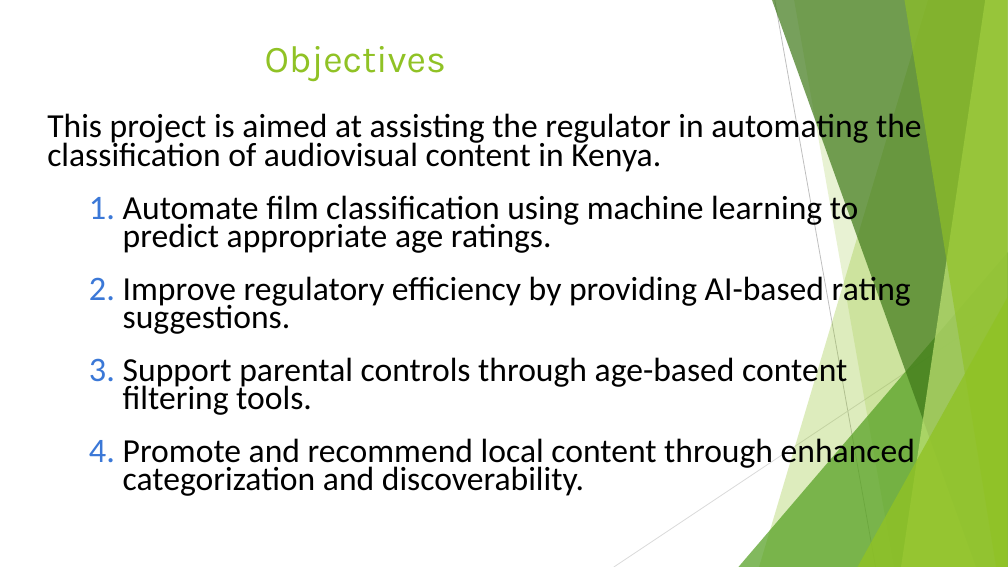
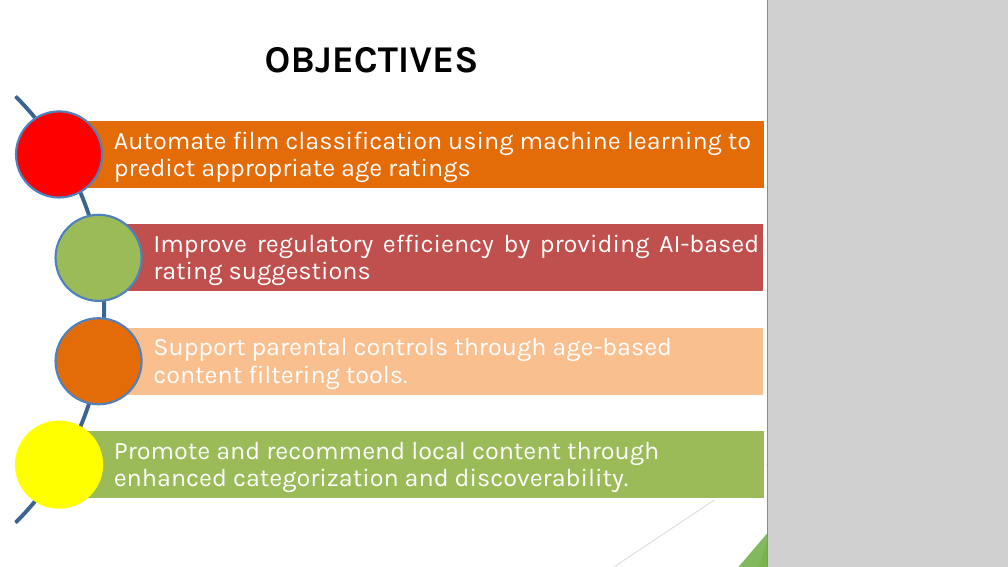
Before and after one commit to cminyade/Data_Alchemists, a slide deck: slide 4 of audiovisual_presentation.pptx (slide 3 before the commit). Drawn at 1008x567 pixels with LibreOffice and Linux fonts; fonts in the diff are those of the drawing; grey boxes stand for pictures. Boxes give left, top, right and bottom in pixels: in the first picture for what was removed or moved away, otherwise in the second. Text is boxed around its words. In the diff, an @@ line names an element or a change of style, - is before the commit and + after.

```diff
--- a/audiovisual_presentation.pptx
+++ b/audiovisual_presentation.pptx
@@ picture added at (x1=768, y1=0, x2=1008, y2=567) @@
@@ title at (x1=265, y1=47, x2=479, y2=73): text changed; text colour #90C225 to #000000; bold on @@
-Objectives
+OBJECTIVES
@@ text removed at (x1=47, y1=110, x2=922, y2=496) @@
-This project is aimed at assisting the regulator in automating the classification of audiovisual content in Kenya.
-1. Automate film classification using machine learning to predict appropriate age ratings.
-2. Improve regulatory efficiency by providing AI-based rating suggestions.
-3. Support parental controls through age-based content filtering tools.
-4. Promote and recommend local content through enhanced categorization and discoverability.
@@ group added at (x1=0, y1=8, x2=765, y2=567): 4 rectangles, 4 texts, 4 ellipses, 1 arch (boxed as its full ring) @@
+Automate film classification using machine learning to predict appropriate age ratings
+Improve regulatory efficiency by providing AI-based rating suggestions
+Support parental controls through age-based content filtering tools.
+Promote and recommend local content through enhanced categorization and discoverability.
```
Also in this commit, not shown: 8 other slides changed, 8 slides added, 4 slides removed, 2 other files.
